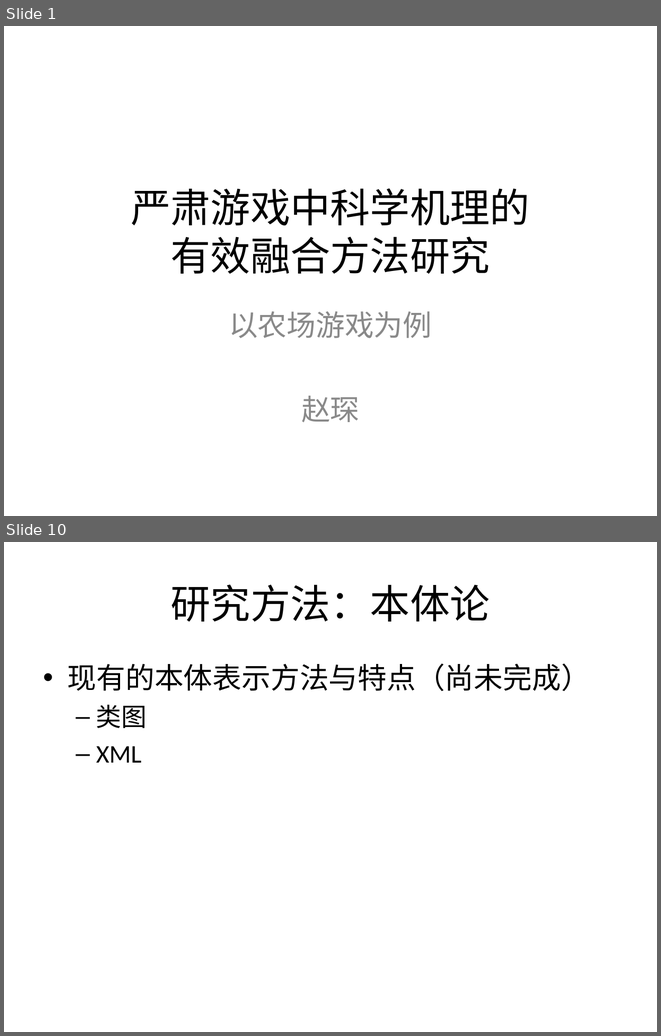
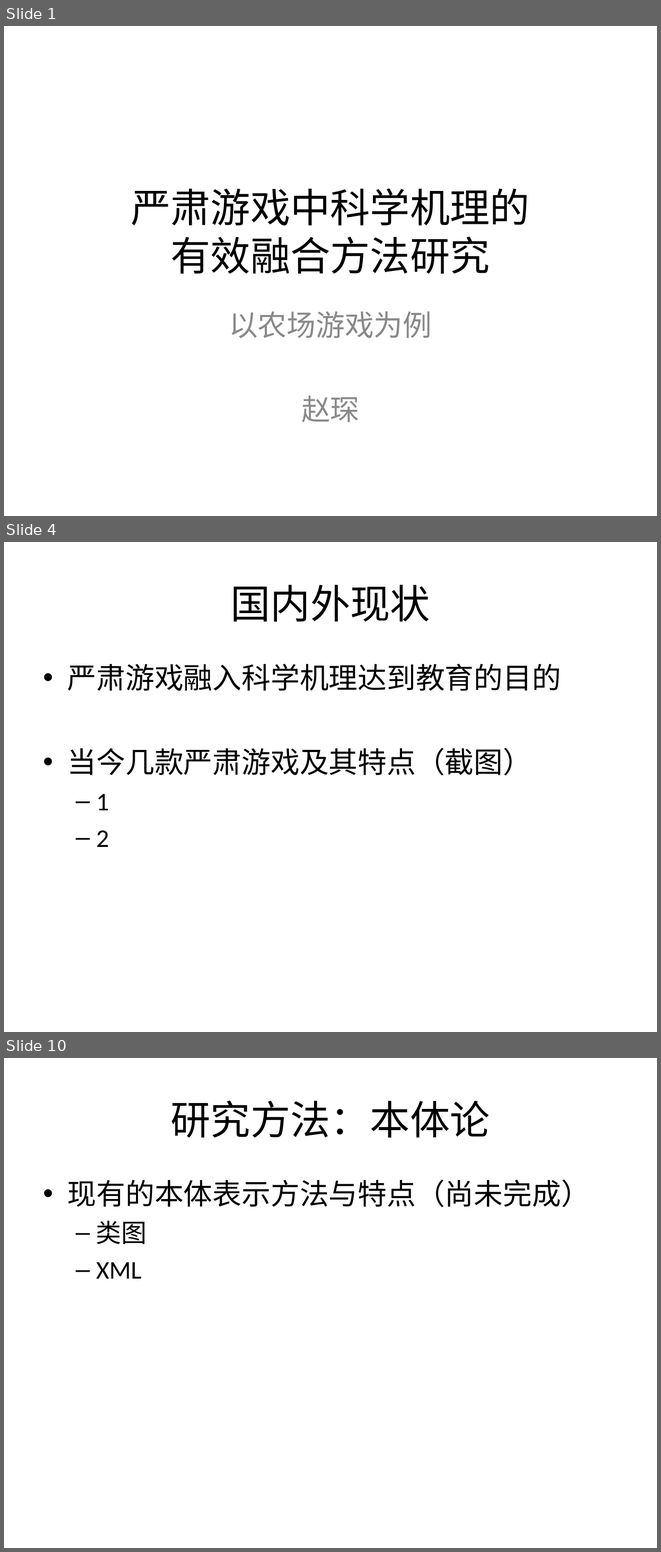
Before and after one commit to Nookleptia/qianmen3d, a slide deck: 毕设文件/毕设提纲.ppt. Shown one above the other, each under a label of ours: slides 1 and 10 before the commit, slides 1, 4 and 10 after it; the slides between them are not shown. The pictures are 661x1036 and 661x1552 pixels, drawn with LibreOffice and Linux fonts; fonts in the diff are those of the drawing. Boxes give left, top, right and bottom in pixels: in the first picture for what was removed or moved away, otherwise in the second. Text is boxed around its words. In the diff, an @@ line names an element or a change of style, - is before the commit and + after.

```diff
--- a/毕设文件/毕设提纲.ppt
+++ b/毕设文件/毕设提纲.ppt
@@ slide 4 added at bbox=[4, 542, 657, 1032], background #FFFFFF @@
@@ title added at bbox=[231, 584, 430, 622], 44 pt, text #000000 @@
+国内外现状
@@ text added at bbox=[68, 663, 561, 847], 32 pt, text #000000 @@
+• 严肃游戏融入科学机理达到教育的目的
+• 当今几款严肃游戏及其特点（截图）
+  – 1
+  – 2
```
Also in this commit, not shown: 23 slides changed, 1 other file.
